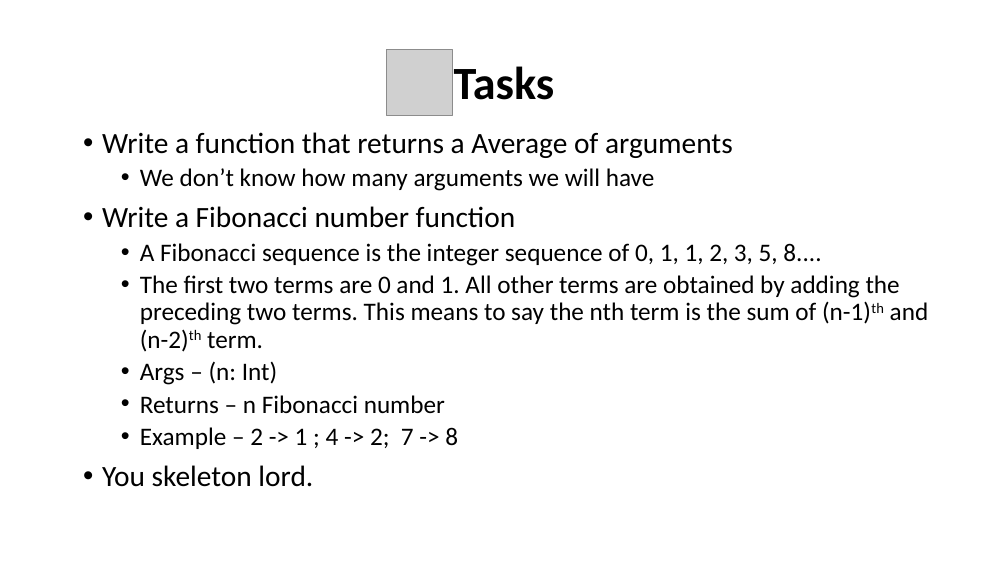
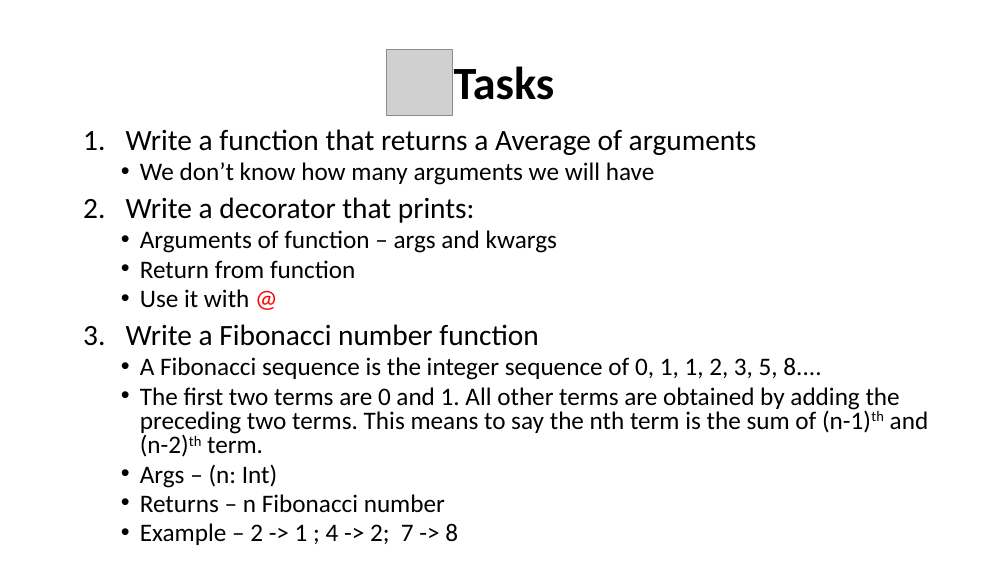
Before and after one commit to WonderLuc/brother-bootcamp, a slide deck: slide 51 of python 101/python_101.pptx (slide 48 before the commit). Drawn at 1008x567 pixels with LibreOffice and Linux fonts; fonts in the diff are those of the drawing; grey boxes stand for pictures; background and template pictures are left out. Boxes give left, top, right and bottom in pixels: in the first picture for what was removed or moved away, otherwise in the second. Text is boxed around its words. In the diff, an @@ line names an element or a change of style, - is before the commit and + after.

Commit message:
feat: add functions block

```diff
--- a/python 101/python_101.pptx
+++ b/python 101/python_101.pptx
@@ text at bbox=[126, 129, 929, 545]: bullet • to 1.; line spacing 0.9 to 0.8 @@
@@ text at bbox=[126, 197, 557, 308]: paragraphs added @@
+2. Write a decorator that prints:
+  • Arguments of function – args and kwargs
+  • Return from function
+  • Use it with @
@@ text at bbox=[102, 465, 313, 487]: paragraph removed @@
-• You skeleton lord.
```
Also in this commit, not shown: 7 other slides changed, 4 slides added, 5 other files.
